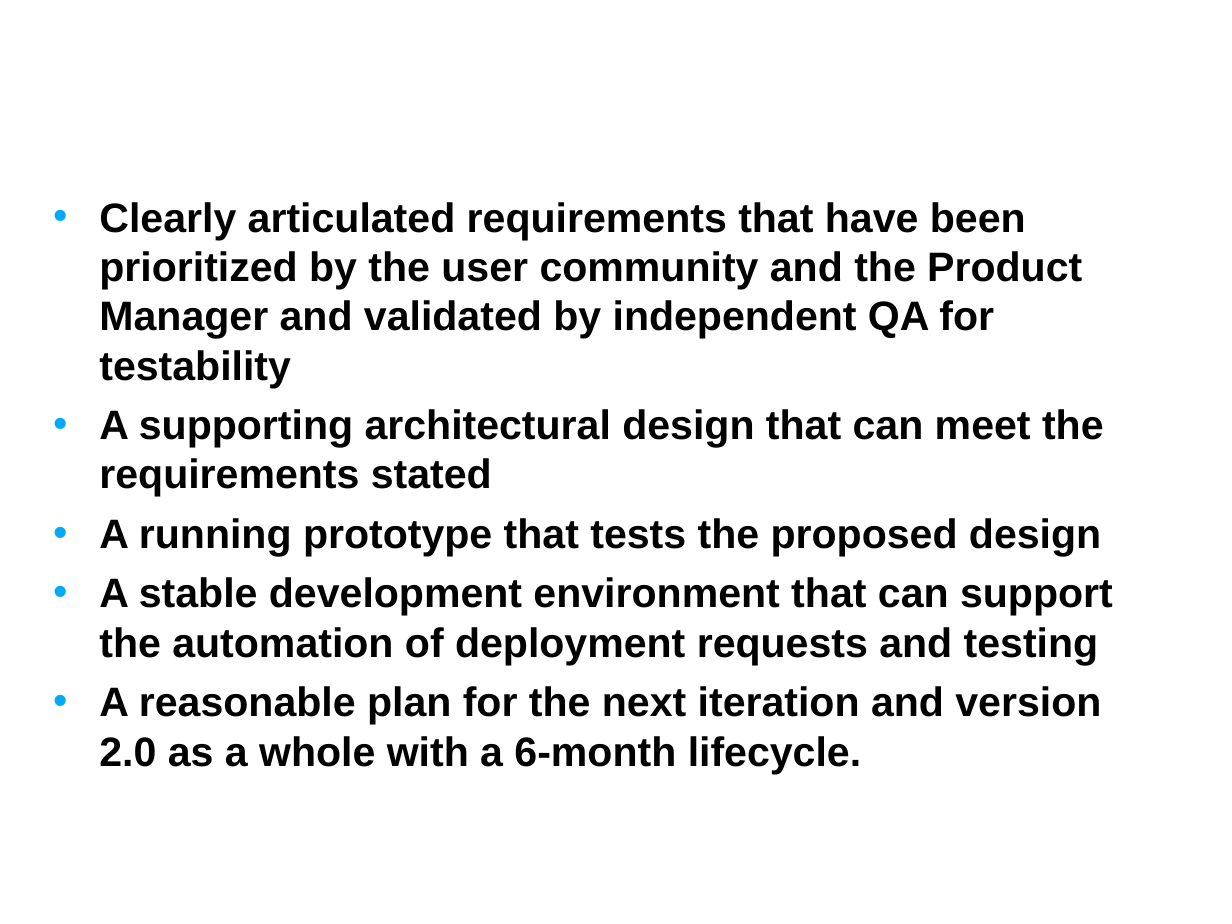
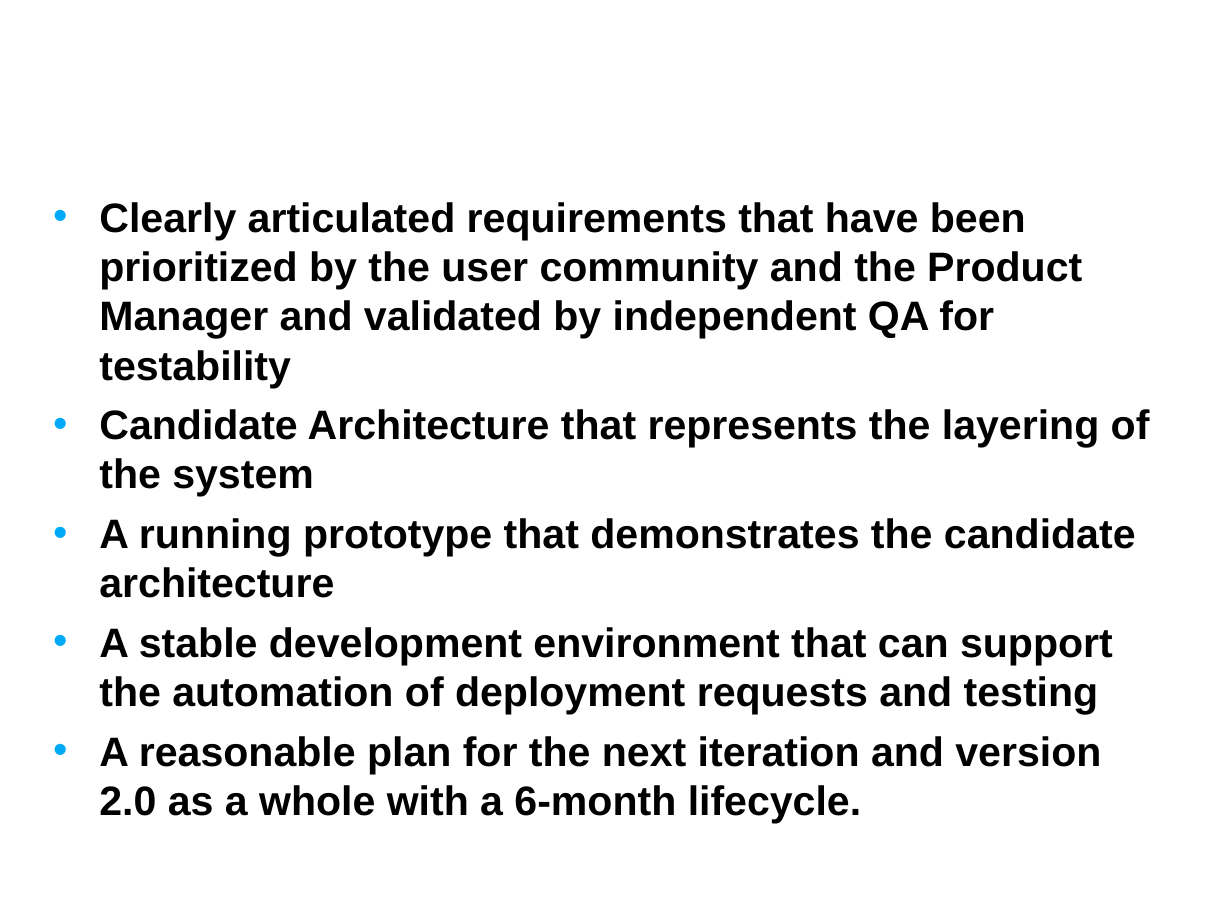
Before and after one commit to NCIP/caarray-docs, a slide deck: slide 9 of project_management/reports/inception_postmortem.ppt. Drawn at 1232x924 pixels with LibreOffice and Linux fonts; fonts in the diff are those of the drawing; background and template pictures are left out. Boxes give left, top, right and bottom in pixels: in the first picture for what was removed or moved away, otherwise in the second. Text is boxed around its words. In the diff, an @@ line names an element or a change of style, - is before the commit and + after.

```diff
--- a/project_management/reports/inception_postmortem.ppt
+++ b/project_management/reports/inception_postmortem.ppt
@@ text at box(99, 409, 1150, 598): text changed @@
-• A supporting architectural design that can meet the requirements stated
-• A running prototype that tests the proposed design
+• Candidate Architecture that represents the layering of the system
+• A running prototype that demonstrates the candidate architecture
```
Also in this commit, not shown: 3 other slides changed.
